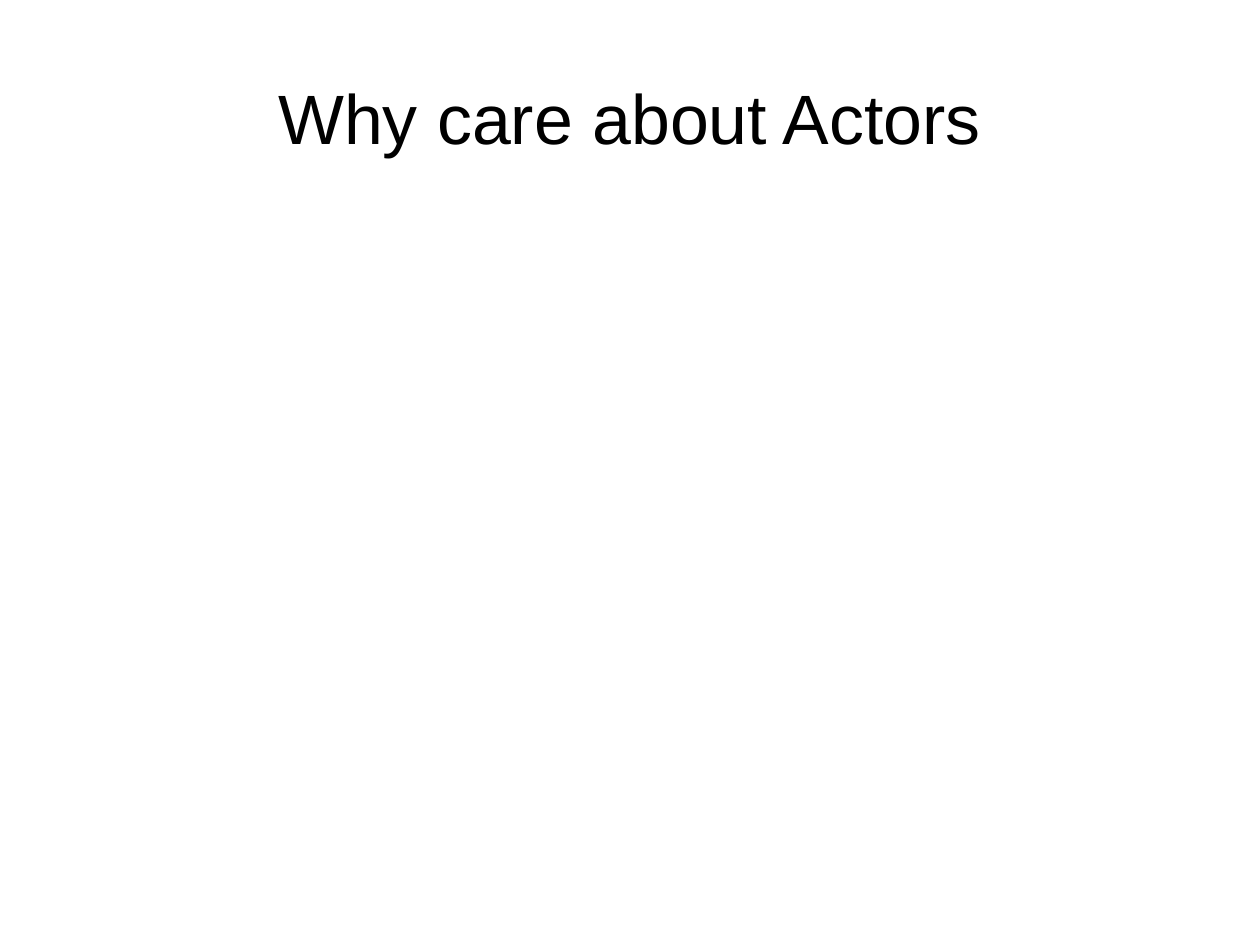
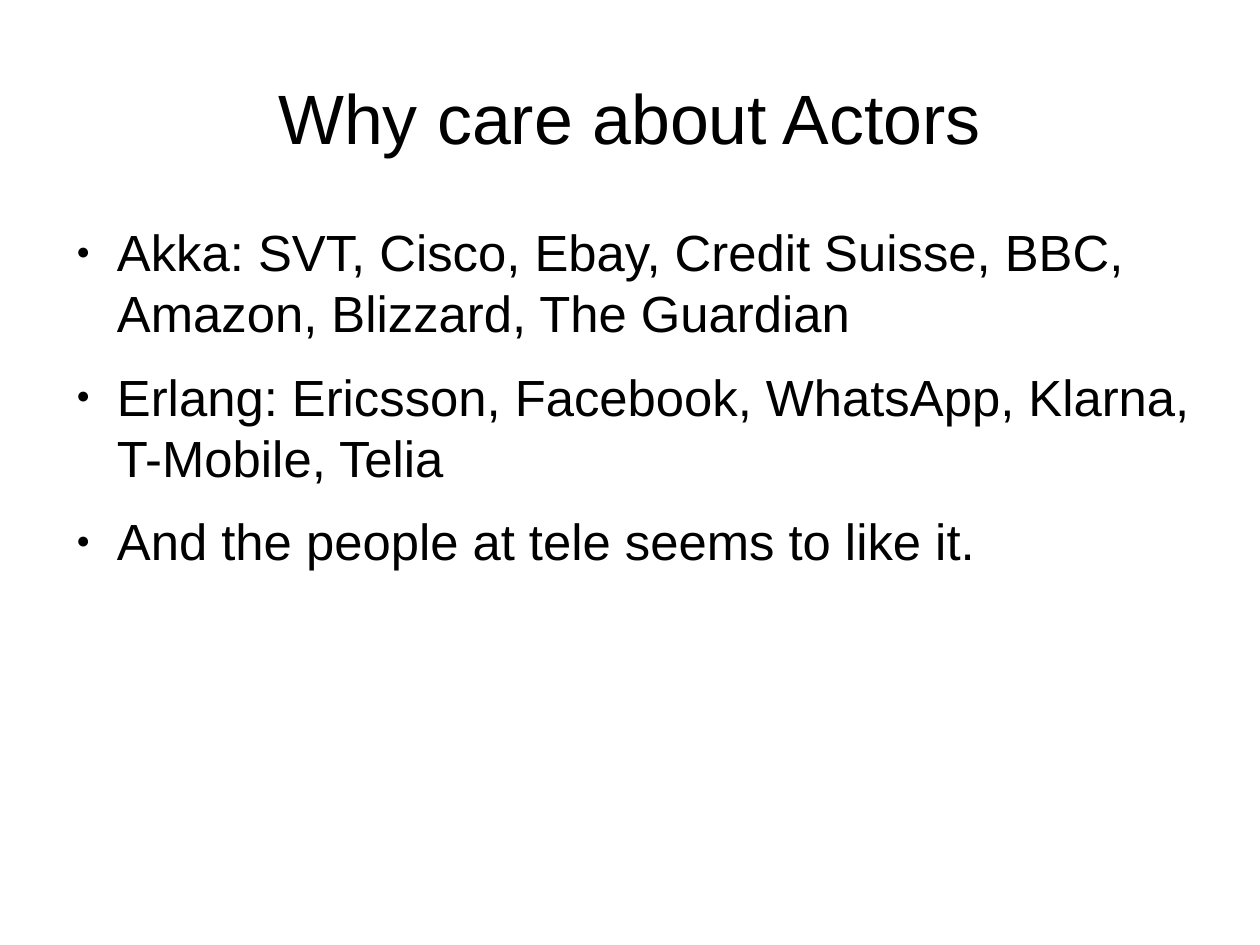
Before and after one commit to tormeh/sanntidpres, a slide deck: slide 2 of Actor model verification talk.odp. Drawn at 1260x945 pixels with LibreOffice and Linux fonts; fonts in the diff are those of the drawing. Boxes give left, top, right and bottom in pixels: in the first picture for what was removed or moved away, otherwise in the second. Text is boxed around its words. In the diff, an @@ line names an element or a change of style, - is before the commit and + after.

```diff
--- a/Actor model verification talk.odp
+++ b/Actor model verification talk.odp
@@ text added at (117,234,1189,571), 32 pt, text #000000 @@
+● Akka: SVT, Cisco, Ebay, Credit Suisse, BBC, Amazon, Blizzard, The Guardian
+● Erlang: Ericsson, Facebook, WhatsApp, Klarna, T-Mobile, Telia
+● And the people at tele seems to like it.
```
Also in this commit, not shown: 3 other slides changed, 4 slides added, 2 slides removed, 1 other file.
